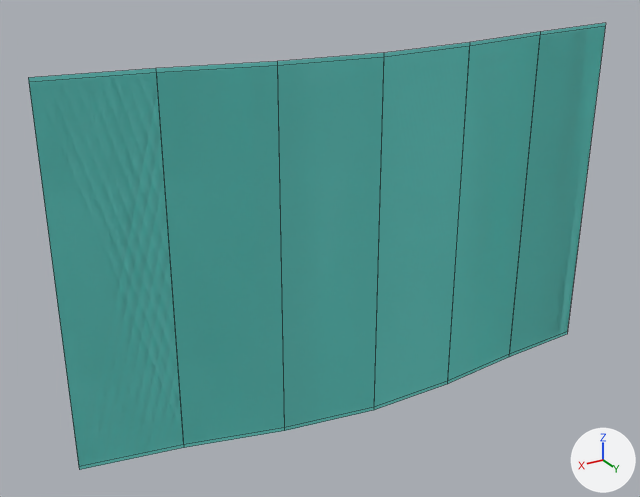
The FBX model Assets/_Game/Models/FlagTeal.fbx as it was, and as the next commit left it.
Camera for both pictures: a 50 mm lens placed at (2.033, 1.8, 0.408), pointed at (0.906, -0.079, -0.531). The axes (+X, +Y, +Z) are drawn at lower right. The lights are the same throughout. The older version comes first. Mesh edges are drawn as thin lines. Where no turn or scale is listed for an object, it has been applied to the vertices.

The older version as bpy lines, for what is in view:
```python
me_flagteal = bpy.data.meshes.new('FlagTeal')
me_flagteal.from_pydata(...)  # 28 vertices, 12 faces; spans x 0.0..1.6, y -0.12..0.04, z -1.01..0.0
me_flagteal.materials.append(mat_teal)  # cyan #76e3db
ob_flagteal = bpy.data.objects.new('FlagTeal', me_flagteal)
ob_flagteal.location = (0.0, 0.0, 0.0)
```
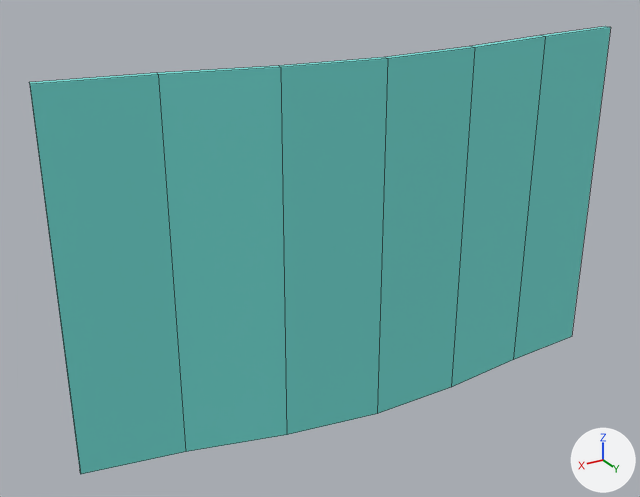
The newer file is also turned or shifted as a whole; pictures and numbers use the older file's frame.

Boxes [x1, y1, x2, y2] around the edits, measured in the pictures (640 x 497 px; the box of a moved part takes in the faces that stretch with it):
'FlagTeal', reshaped: before [28, 23, 606, 470]; after [29, 26, 611, 474]
part 1 of me_flagteal, moved or reshaped: before [28, 23, 606, 426]; after [29, 26, 611, 474]

The change in detail:
me_flagteal is used by ob_flagteal; location (0.0, 0.0, 0.0).
me_flagteal had 28 vertices, 12 faces and spanned x 0.0..1.6, y -0.12..0.04, z -1.01..0.0.
me_flagteal now has 28 vertices, 26 faces and spans x 0.0..1.6, y -0.12..0.06, z -1.01..-0.01.
Part 1, on me_flagteal:
12 vertices in x 0.0..1.6, y -0.12..0.04, z -1.0..0.0 move by (0.0, 0.02, -0.01).
2 vertices move from x 1.33, y -0.07, z -1.0..0.0 to x 1.34, y -0.05, z -1.01..-0.01.
14 new faces join them.
